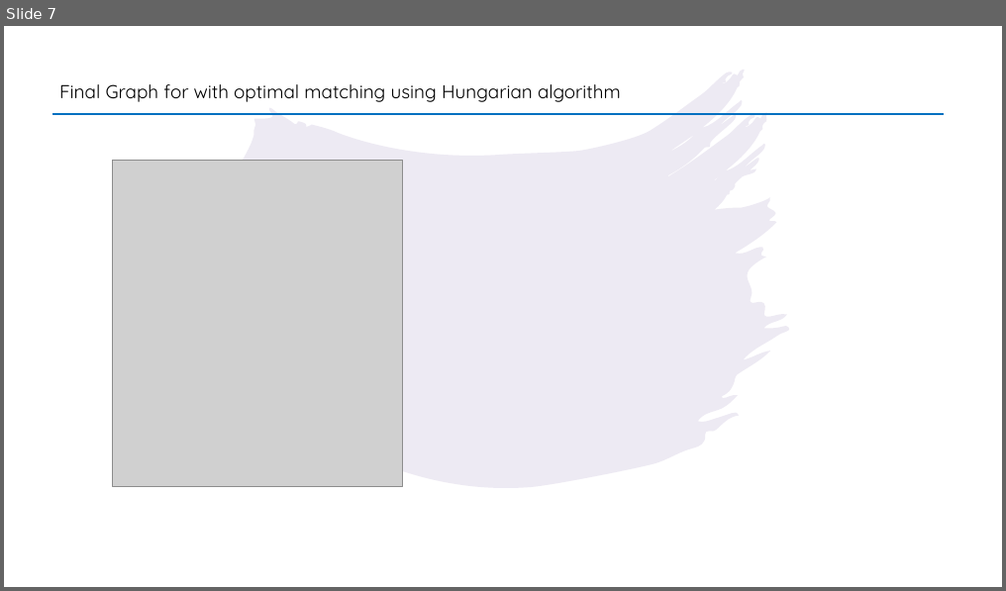
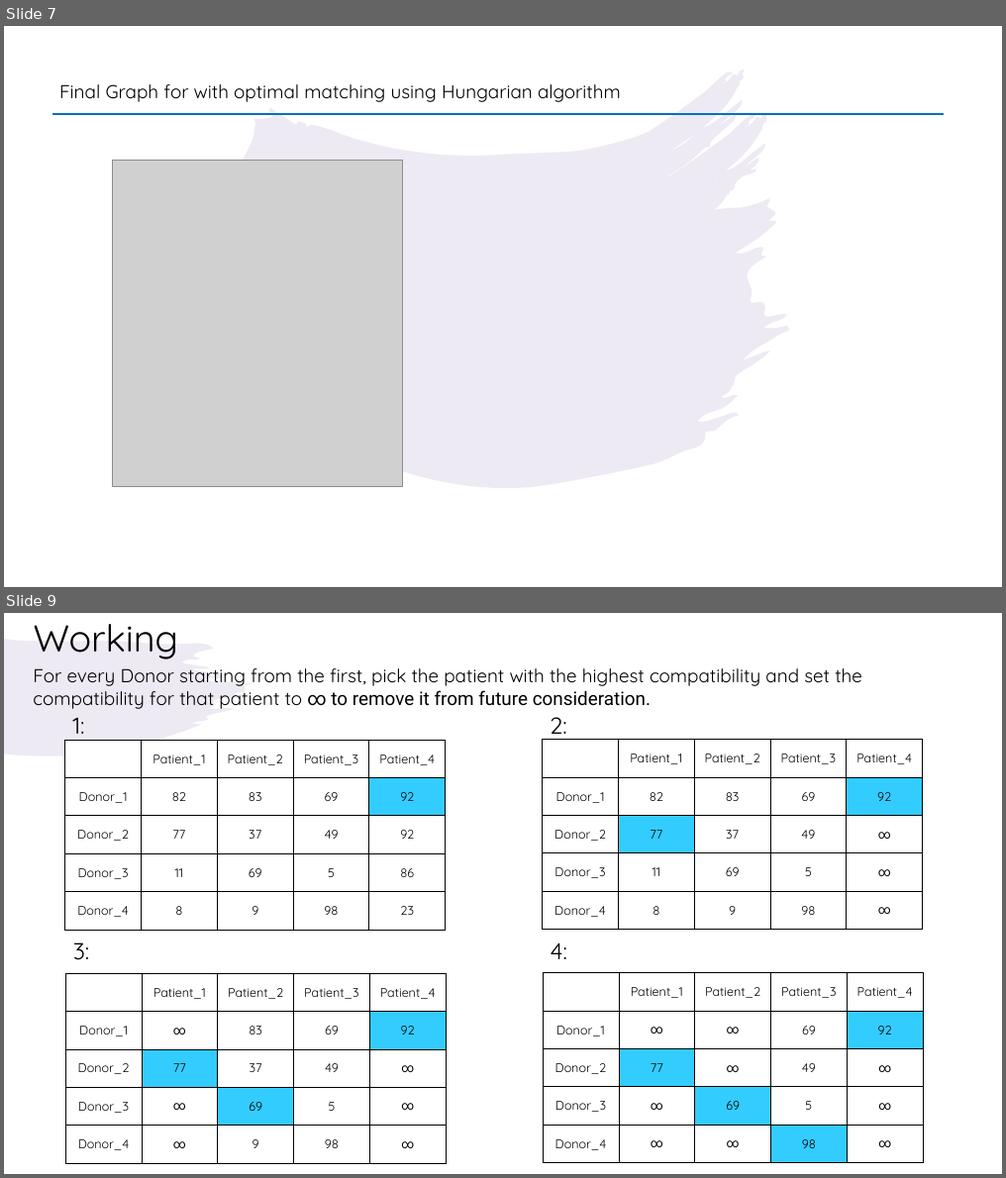
Before and after one commit to harish-udhay/Hungarian_algorithm_for_kidney_exchange, a slide deck: project.pptx. Shown one above the other, each under a label of ours: slide 7 before the commit, slides 7 and 9 after it; the slides between them are not shown. The pictures are 1006x591 and 1006x1178 pixels, drawn with LibreOffice and Linux fonts; fonts in the diff are those of the drawing; grey boxes stand for pictures. Boxes give left, top, right and bottom in pixels: in the first picture for what was removed or moved away, otherwise in the second. Text is boxed around its words. In the diff, an @@ line names an element or a change of style, - is before the commit and + after.

```diff
--- a/project.pptx
+++ b/project.pptx
@@ slide 9 added at box(4, 613, 1002, 1174), background #FFFFFF @@
@@ freeform shape added at box(4, 639, 252, 756), fill #A996C6 at 20% opacity @@
@@ title added at box(34, 624, 179, 660), 36 pt, text #000000 @@
+Working
@@ text added at box(33, 668, 862, 709), 18 pt, text #000000 @@
+For every Donor starting from the first, pick the patient with the highest compatibility and set the compatibility for that patient to ∞ to remove it from future consideration.
@@ text added at box(72, 718, 84, 741), 22.2 pt, text #000000 @@
+1:
@@ text added at box(549, 717, 567, 740), 22.2 pt, text #000000 @@
+2:
@@ table added at box(65, 741, 448, 931), 5 rows, 5 columns @@
+ | Patient_1 | Patient_2 | Patient_3 | Patient_4
+Donor_1 | 82 | 83 | 69 | 92
+Donor_2 | 77 | 37 | 49 | 92
+Donor_3 | 11 | 69 | 5 | 86
+Donor_4 | 8 | 9 | 98 | 23
@@ table added at box(543, 740, 924, 930), 5 rows, 5 columns @@
+ | Patient_1 | Patient_2 | Patient_3 | Patient_4
+Donor_1 | 82 | 83 | 69 | 92
+Donor_2 | 77 | 37 | 49 | ∞
+Donor_3 | 11 | 69 | 5 | ∞
+Donor_4 | 8 | 9 | 98 | ∞
@@ text added at box(73, 943, 89, 960), 22.2 pt, text #000000 @@
+3:
@@ text added at box(550, 943, 567, 959), 22.2 pt, text #000000 @@
+4:
@@ table added at box(65, 973, 448, 1164), 5 rows, 5 columns @@
+ | Patient_1 | Patient_2 | Patient_3 | Patient_4
+Donor_1 | ∞ | 83 | 69 | 92
+Donor_2 | 77 | 37 | 49 | ∞
+Donor_3 | ∞ | 69 | 5 | ∞
+Donor_4 | ∞ | 9 | 98 | ∞
@@ table added at box(543, 973, 925, 1163), 5 rows, 5 columns @@
+ | Patient_1 | Patient_2 | Patient_3 | Patient_4
+Donor_1 | ∞ | ∞ | 69 | 92
+Donor_2 | 77 | ∞ | 49 | ∞
+Donor_3 | ∞ | 69 | 5 | ∞
+Donor_4 | ∞ | ∞ | 98 | ∞
```
Also in this commit, not shown: 3 other slides added, 1 slide removed.
